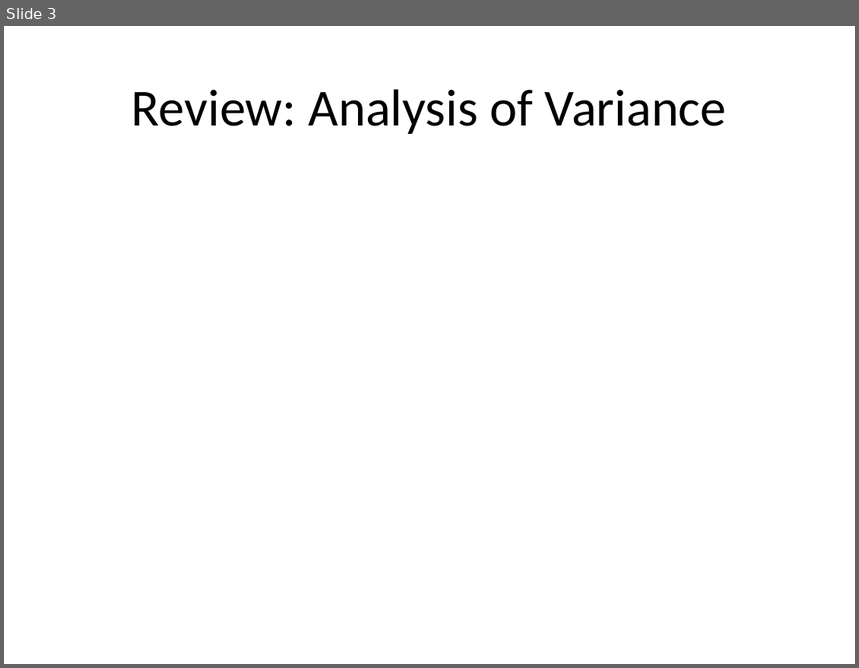
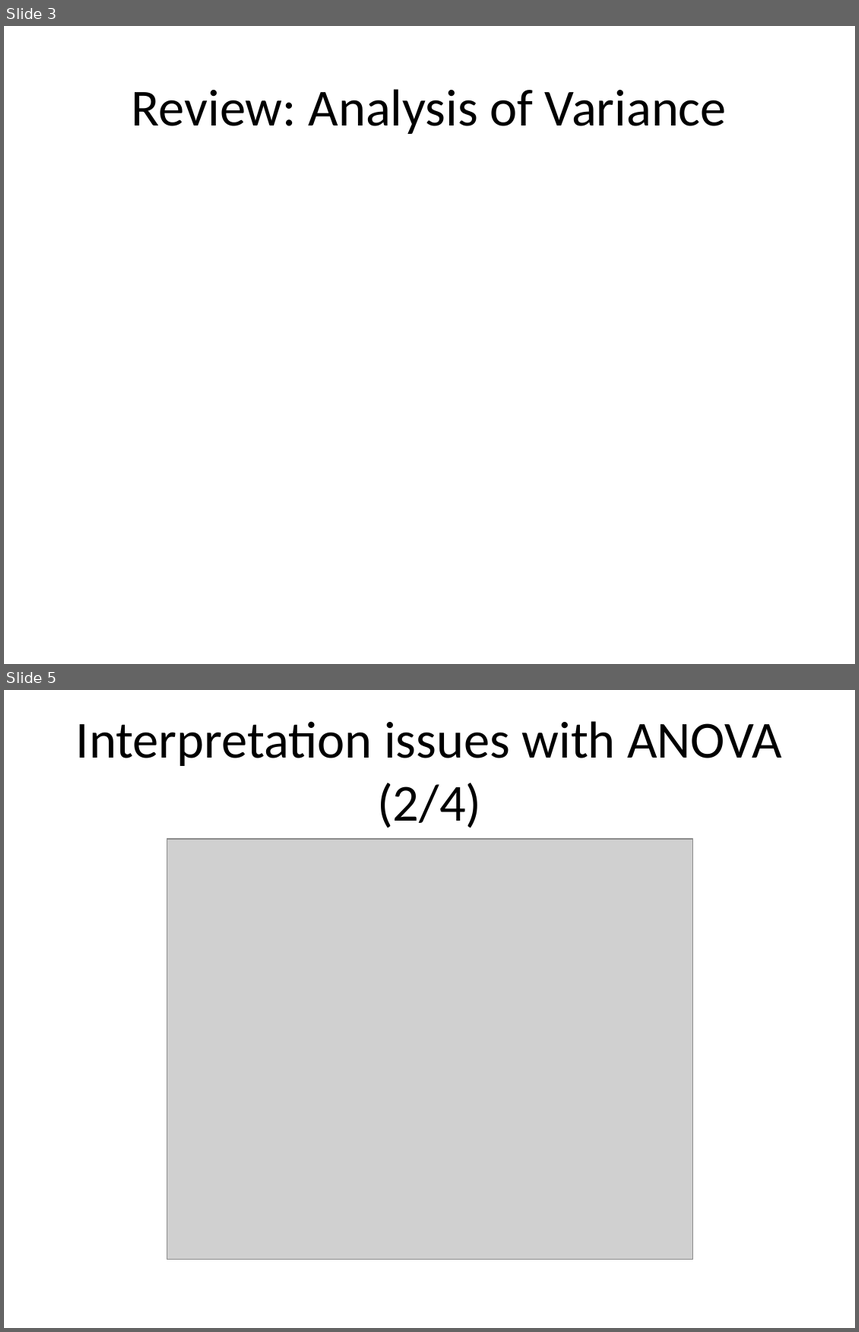
Before and after one commit to pmean/papers-and-presentations, a slide deck: anom/anom-talk.pptx. Shown one above the other, each under a label of ours: slide 3 before the commit, slides 3 and 5 after it; the slides between them are not shown. The pictures are 859x668 and 859x1332 pixels, drawn with LibreOffice and Linux fonts; fonts in the diff are those of the drawing; grey boxes stand for pictures. Boxes give left, top, right and bottom in pixels: in the first picture for what was removed or moved away, otherwise in the second. Text is boxed around its words. In the diff, an @@ line names an element or a change of style, - is before the commit and + after.

```diff
--- a/anom/anom-talk.pptx
+++ b/anom/anom-talk.pptx
@@ slide 5 added at [4,690,855,1328], background #FFFFFF @@
@@ title added at [76,721,781,828], 44 pt, text #000000 @@
+Interpretation issues with ANOVA (2/4)
@@ picture added at [167,839,693,1259] @@
```
Also in this commit, not shown: 2 slides changed, 18 other slides added, 12 other files.
